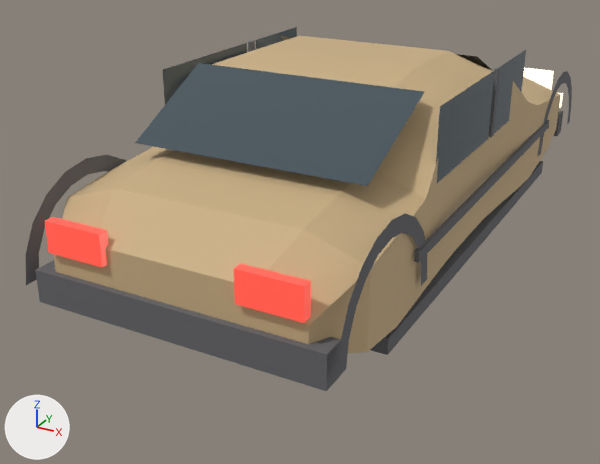
Before and after pictures for a commit that changed the glTF model game/assets/models/cars/zaz_968.glb.
Both versions are drawn from a camera (50 mm lens) standing at (1.89, -4.22, 1.72) and looking at (-0.23, -0.35, -0.21). Arrows for +X, +Y and +Z are at lower left; the lights stay in place. The first picture is the older version. Vertices at exactly the same position are counted once.

Names of what the first picture shows: 'car_body'.
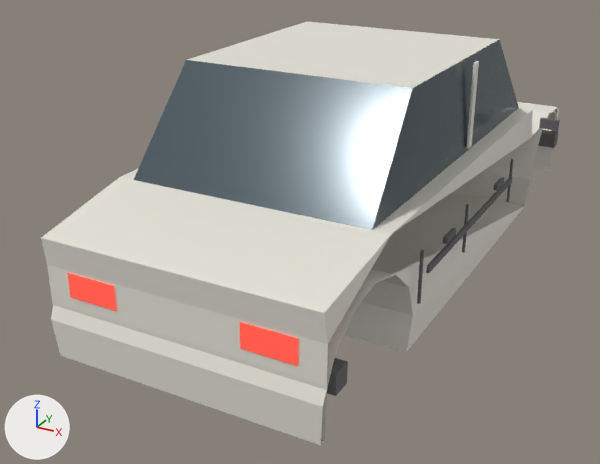
The edits, one by one:
Material 'Material_0' (mat_material_0) changes colour from beige #cbb186 to white #e7e5da; in linear values from (0.6, 0.44, 0.24) to (0.8, 0.78, 0.7).
me_mesh_0 is used by ob_car_body; location (0.0, 0.0, 0.0).
me_mesh_0 had 364 vertices, 532 faces and spanned x -0.79..0.79, y -1.91..1.91, z -0.21..0.83.
me_mesh_0 now has 316 vertices, 458 faces and spans x -0.92..0.92, y -1.86..1.86, z -0.36..0.84.
me_mesh_0 part 1: a new loose piece, a box spanning x 0.64..0.652, y -0.125..-0.075, z 0.365..0.815, in mat_material_0 (white #e7e5da).
me_mesh_0 part 2: a new loose piece, a box spanning x -0.724..0.724, y 1.71..1.81, z -0.14..-0.04, in mat_material_2 (dark grey #69696c).
me_mesh_0 part 3: a new loose piece, a box spanning x -0.724..0.724, y -1.81..-1.71, z -0.14..-0.04, in mat_material_2 (dark grey #69696c).
me_mesh_0 part 4: a new loose piece, a box spanning x 0.76..0.772, y 0.353..0.367, z -0.08..0.18, in mat_material_2 (dark grey #69696c).
me_mesh_0 part 5: a new loose piece, a box spanning x 0.76..0.772, y -0.447..-0.433, z -0.08..0.18, in mat_material_2 (dark grey #69696c).
me_mesh_0 part 6: a new loose piece, a box spanning x 0.76..0.772, y -1.067..-1.053, z -0.08..0.18, in mat_material_2 (dark grey #69696c).
me_mesh_0 part 7: a new loose piece, a box spanning x 0.772..0.792, y -0.005..0.125, z 0.115..0.145, in mat_material_2 (dark grey #69696c).
me_mesh_0 part 8: a new loose piece, a box spanning x 0.772..0.792, y -0.805..-0.675, z 0.115..0.145, in mat_material_2 (dark grey #69696c).
me_mesh_0 part 9: a new loose piece, a box spanning x 0.805..0.915, y 0.785..0.815, z 0.26..0.32, in mat_material_2 (dark grey #69696c).
me_mesh_0 part 10: a new loose piece, a box spanning x 0.767..0.781, y -0.99..0.35, z 0.043..0.078, in mat_material_2 (dark grey #69696c).
me_mesh_0 part 11: a new loose piece, a box spanning x -0.577..-0.317, y -1.845..-1.795, z -0.03..0.09, in mat_material_4 (red #e75950, glowing red #cb3827).
me_mesh_0 part 12: the loose piece of 132 vertices spanning x -0.77..0.77, y -1.86..1.86, z -0.15..0.83 is rebuilt with 60 vertices and now spans x -0.74..0.74, y -1.86..1.86, z -0.36..0.34.
me_mesh_0 part 13: 24 loose pieces with 224 vertices, spanning x -0.79..0.79, y -1.91..1.91, z -0.21..0.81, are deleted.
me_mesh_0 part 14: 8 vertices removed from x -0.72..0.72, y -1.89..-1.77, z -0.07..0.09; 16 vertices added at x -0.64..0.64, y -1.85..0.9, z -0.03..0.84.
Other edits to the shape of me_mesh_0 do not show in these pictures.

Pixel boxes [x1, y1, x2, y2] of what changed, in the pictures (600 x 464 px; the box of a moved part takes in the faces that stretch with it):
'car_body', recoloured, reshaped (16% taller)
    before: [26, 27, 572, 391]
    after: [41, 22, 560, 445]
part 1 of me_mesh_0, added
    after: [466, 61, 479, 148]
part 2 of me_mesh_0, added
    after: [538, 129, 559, 148]
part 3 of me_mesh_0, added
    after: [327, 358, 348, 396]
part 4 of me_mesh_0, added
    after: [506, 159, 513, 202]
part 5 of me_mesh_0, added
    after: [462, 204, 469, 253]
part 6 of me_mesh_0, added
    after: [417, 250, 424, 304]
part 7 of me_mesh_0, added
    after: [493, 178, 504, 190]
part 8 of me_mesh_0, added
    after: [443, 228, 456, 244]
part 9 of me_mesh_0, added
    after: [539, 118, 560, 131]
part 10 of me_mesh_0, added
    after: [426, 177, 512, 273]
part 11 of me_mesh_0, added (red)
    after: [68, 273, 117, 311]
part 12 of me_mesh_0, rebuilt (8% taller)
    before: [54, 36, 561, 353]
    after: [41, 102, 559, 445]
part 13 of me_mesh_0, deleted
    before: [26, 27, 572, 378]
part 14 of me_mesh_0, moved or reshaped
    before: [35, 260, 341, 391]
    after: [134, 22, 519, 366]
